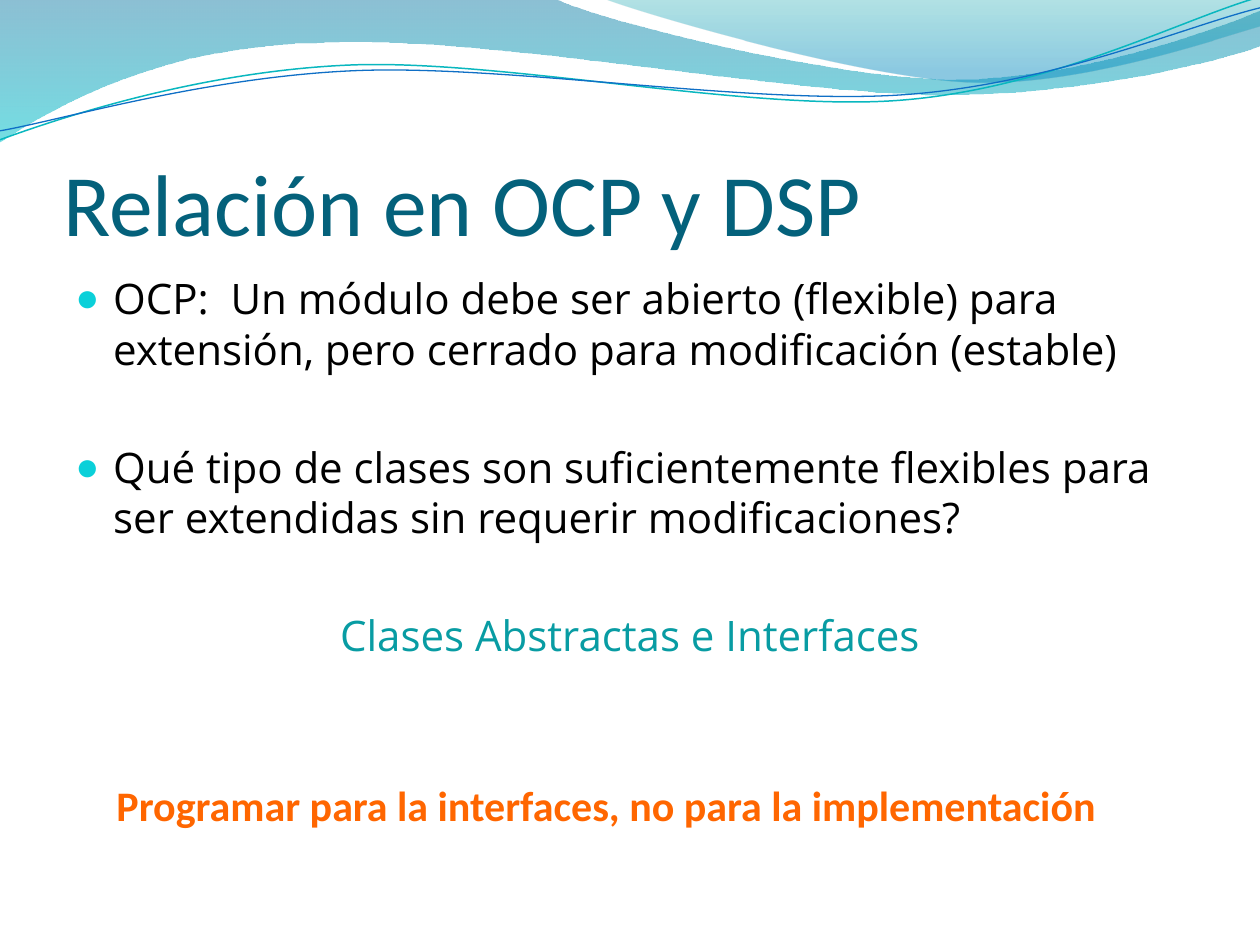
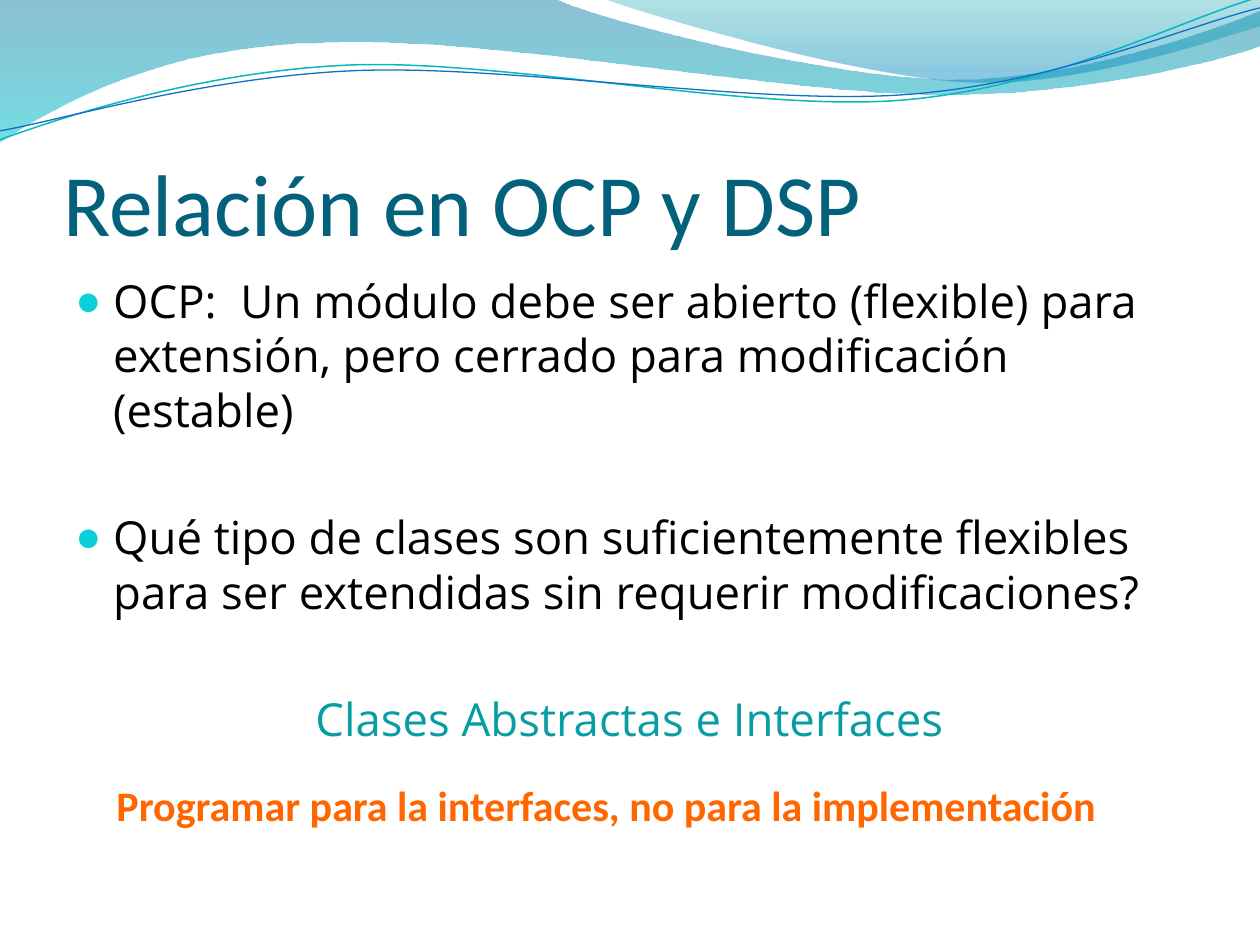
Before and after one commit to vvalotto/MiRepositorio, a slide deck: slide 80 of Disenio de Software/Principios OO/Presentaciones/Principios de Diseño OO.pptx (slide 76 before the commit). Drawn at 1260x945 pixels with LibreOffice and Linux fonts; fonts in the diff are those of the drawing; background and template pictures are left out. Boxes give left, top, right and bottom in pixels: in the first picture for what was removed or moved away, otherwise in the second. Text is boxed around its words. In the diff, an @@ line names an element or a change of style, - is before the commit and + after.

```diff
--- a/Disenio de Software/Principios OO/Presentaciones/Principios de Diseño OO.pptx
+++ b/Disenio de Software/Principios OO/Presentaciones/Principios de Diseño OO.pptx
@@ text "OCP: Un módulo debe ser ..." at bbox=[113, 283, 1139, 737]: size 24.1 to 26 pt @@
```
Also in this commit, not shown: 3 other slides changed, 5 slides added, 1 slide removed.
